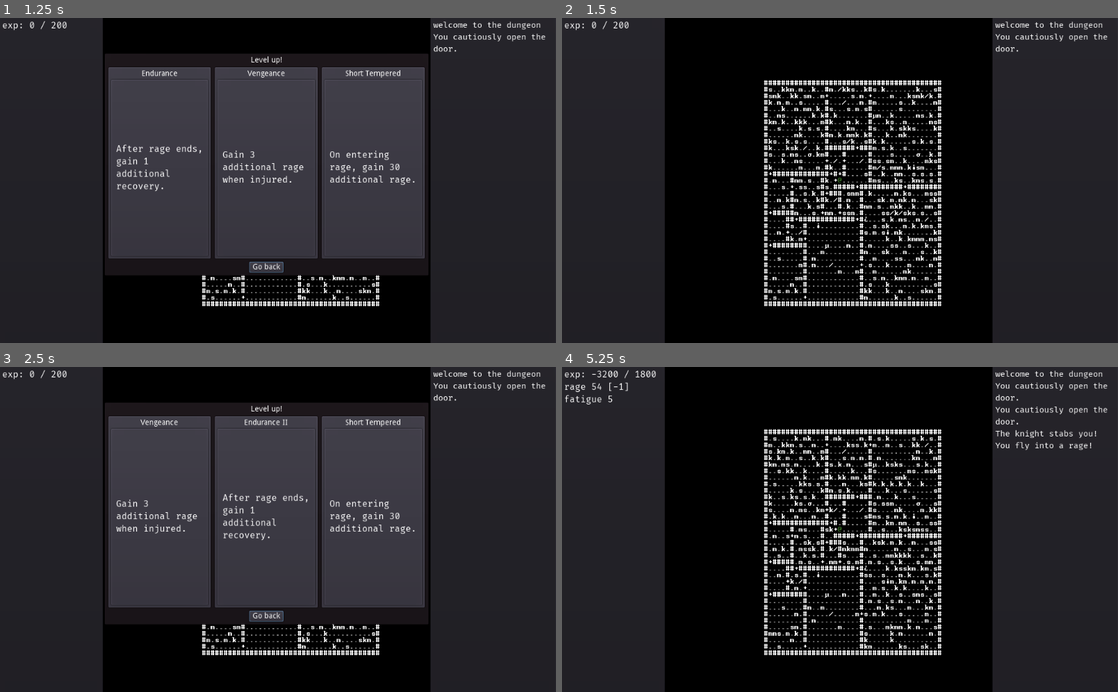
Above: before the commit, frames 1-4 (two rows, left to right).
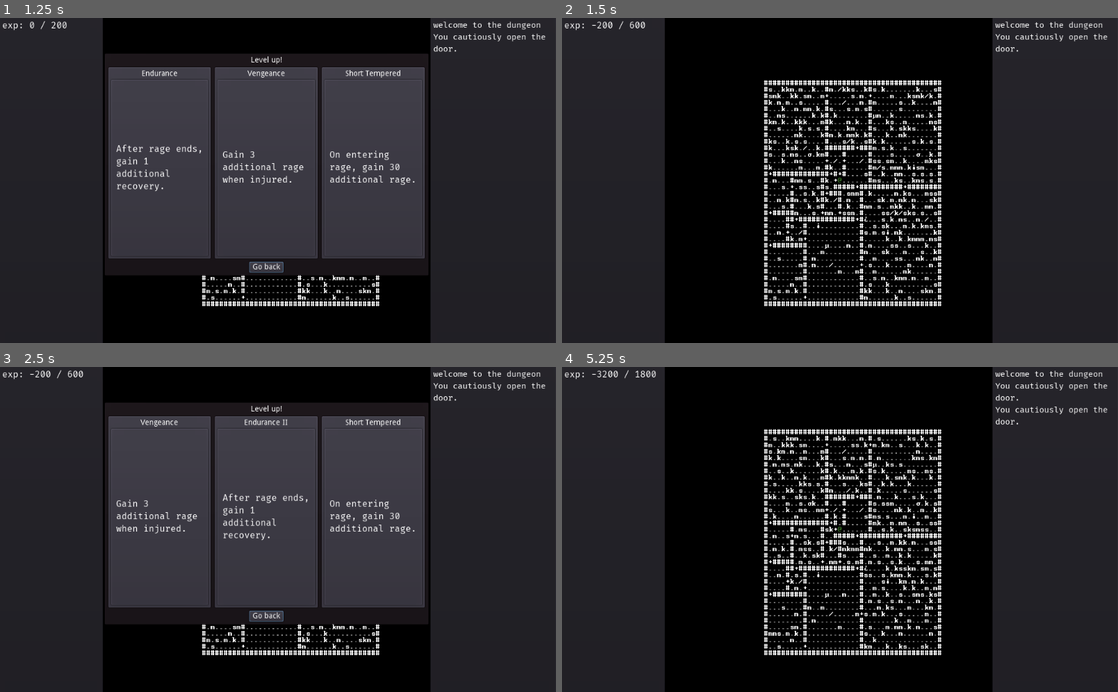
Above: after the commit, the same moments.

Repository: redxaxder/7DRL2022
Game: Godot game, scene res://scenes/root.tscn
Two runs of this game, one before a commit and one after it. Both use one fixed random seed, a clock stepped at 60 frames per second and the inputs below.
Inputs:
- Up to frame 1 (1.25 s): tap Space (action) at 0.5 s; hold Right (right) from 0.53 s (still down); hold Enter (level_up) from 0.53 s (still down)
- Up to frame 2 (1.5 s): release Right (right) at 1.25 s; release Enter (level_up) at 1.25 s; click "After rage ends, gain 1 addit…" at 1.25 s
- Up to frame 3 (2.5 s): tap Space (action) at 2, 2.1 s; hold Down (down) from 2.03 s (still down); tap Enter (level_up) at 2.3 s
- Up to frame 4 (5.25 s): release Down (down) at 2.75 s; click "Gain 3 additional rage when i…" at 2.75 s; tap Enter (level_up) at 3.5 s; hold Right (right) 3.53-4.25 s; hold Enter (level_up) 3.53-4.25 s; click "On killing an enemy, gain 1 a…" at 4.25 s; tap Space (action) at 5 s; hold Up (up) from 5.03 s (still down); tap . (pass) at 5.1 s

Frame 1 is identical in both runs. In frame 2, 0.1% of the frame differs, in the area x 5-15%, y 0-4%; in frame 3, 0.1%; in frame 4, 1.4%, in the area x 0-97%, y 4-87%.

Commit message:
fix status update and starting rage

Diff:
--- a/scenes/director.gd
+++ b/scenes/director.gd
@@ -97,14 +97,14 @@
 	return door
 
 func spawn_dynamic_mob(prefab: PackedScene, pos: Vector2):
-	if terrain.atv(pos) != '#' && locationService.lookup(pos, constants.BLOCKER).size() == 0:
+	if terrain.atv(pos) != '#' && locationService.lookup(pos).size() == 0:
 		var mob = spawn_mob(prefab, pos)
 		scheduler.register_actor(mob)
 		mob.connect(constants.DESCHEDULE, scheduler, "unregister_actor")
 		mob.connect(constants.KILLED_BY_PC, pc, "_on_enemy_killed")
 
 func spawn_mob(prefab: PackedScene, pos: Vector2):
-	if terrain.atv(pos) != '#' && locationService.lookup(pos, constants.BLOCKER).size() == 0:
+	if terrain.atv(pos) != '#' && locationService.lookup(pos).size() == 0:
 		var mob = prefab.instance() as Mob
 		mob.pc = pc
 		mob.terrain = terrain
@@ -115,7 +115,7 @@
 		return mob
 
 func spawn_random_consumable(p: Vector2):
-	if terrain.atv(p) != '#' && locationService.lookup(p, constants.BLOCKER).size() == 0:
+	if terrain.atv(p) != '#' && locationService.lookup(p).size() == 0:
 		var item = pickup_scene.instance() as Pickup
 		item.locationService = locationService
 		item.random_consumable()
@@ -123,7 +123,7 @@
 		item.place(p)
 
 func spawn_random_weapon(p: Vector2):
-	if terrain.atv(p) != '#' && locationService.lookup(p, constants.BLOCKER).size() == 0:
+	if terrain.atv(p) != '#' && locationService.lookup(p).size() == 0:
 		var item = weapon_scene.instance()
 		item.locationService = locationService
 		item.random_weapon(pc.southpaw)
--- a/sprites/pc.gd
+++ b/sprites/pc.gd
@@ -85,25 +85,22 @@
 		recovery = 0
 	emit_signal(constants.PLAYER_STATUS_CHANGED)
 
-func _did_level_up(_perk):
-	experience -= experience_needed
-	experience_needed += experience_needed_step
-	emit_signal(constants.PLAYER_STATUS_CHANGED)
-	emit_signal(constants.PLAYER_LEVEL_UP)
-
 func try_attack(dir) -> bool:
 	var can_attack = false
+	var did_attack = false
+	var calm = rage <= 0
 	if rage > 0:
 		can_attack = true
 	elif fatigue <= 0:
 		can_attack = true
 	if can_attack:
 		if weapon != null:
-			return weapon.attack.try_attack(locationService, get_pos(), dir)
+			did_attack = weapon.attack.try_attack(locationService, get_pos(), dir)
 		else:
-			return punch.try_attack(locationService, get_pos(), dir)
-	else:
-		return false
+			did_attack = punch.try_attack(locationService, get_pos(), dir)
+	if calm && did_attack:
+		rage += starting_rage
+	return did_attack
 
 func try_kick_furniture(dir) -> bool:
 	var acted = false
@@ -222,6 +219,9 @@
 			starting_recovery += p.bonus
 		p.PERK_TYPE.SHORT_TEMPERED:
 			starting_rage += p.bonus
+	emit_signal(constants.PLAYER_STATUS_CHANGED)
+	emit_signal(constants.PLAYER_LEVEL_UP)
+
 func _on_enemy_killed(label: String):
 	experience += experience_gain_rate
 	experience_gain_rate += experience_gain_step
Not shown, changed: notes.md
